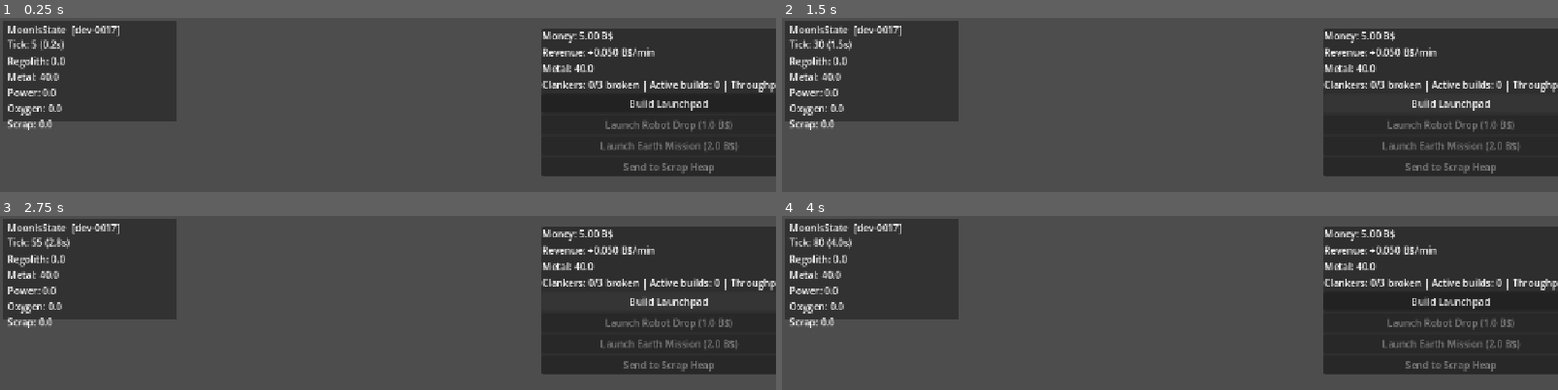
Above: before the commit, frames 1-4 (two rows, left to right).
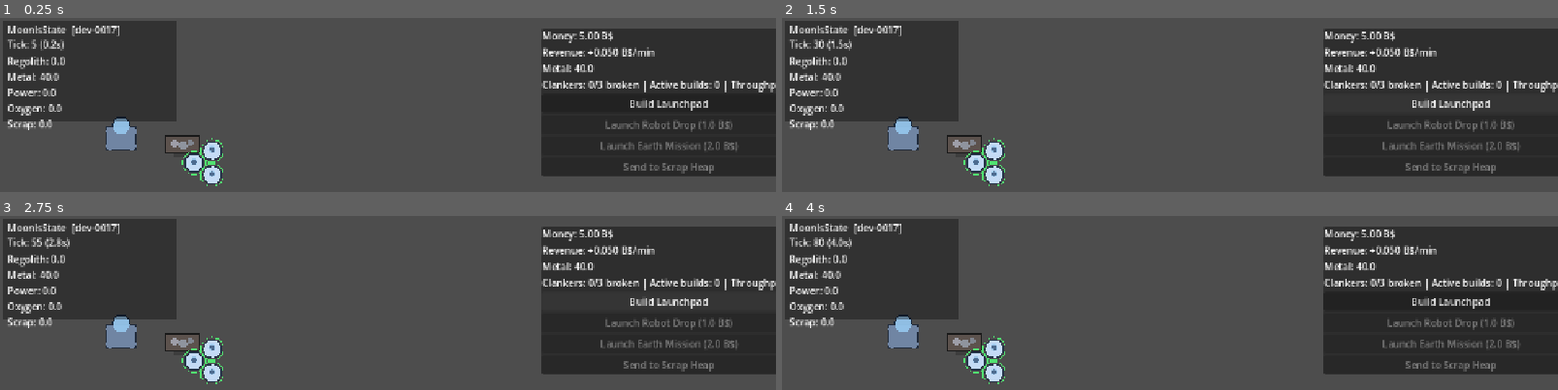
Above: after the commit, the same moments.

Repository: gitgrahamdunn/MoonIsState
Game: Godot game, scene res://scenes/game/Main.tscn
The game is run twice, just before and just after one commit, with the same random seed, the same clock (stepped at 60 frames per second) and the same inputs.
Inputs (mouse positions are in pixels of both pictures, inside the frame that each line leads up to):
- Up to frame 1 (0.25 s): no input
- Up to frame 2 (1.5 s): click "Build Launchpad" at 0.5 s; click "Build Launchpad" at 1.25 s
- Up to frame 3 (2.75 s): click "Build Launchpad" at 2 s
- Up to frame 4 (4 s): move the mouse to (outside the picture) at 2.77 s; click (outside the picture) at 2.92 s; drag from (outside the picture) to (outside the picture) at 3.52 s

The runs differ from the first frame. In frame 1, 1.7% of the frame differs, in the area x 13-29%, y 56-97%; in frame 2, 1.7%; in frame 3, 1.7%; in frame 4, 1.7%.
Error before the commit: Parse Error: Too few arguments for "draw_ellipse()" call. Expected at least 4 but received 3. (res://scripts/components/unit_view.gd:38)

Commit message:
Fix invalid draw_ellipse calls in component views

Diff:
--- a/scripts/components/building_view.gd
+++ b/scripts/components/building_view.gd
@@ -12,7 +12,7 @@
 	var e: Dictionary = Sim.get_entity(entity_id)
 	var def_id: StringName = e.get("def_id", &"") as StringName
 
-	draw_ellipse(Vector2(0.0, 20.0), Vector2(32.0, 12.0), Color(0.0, 0.0, 0.0, 0.25))
+	draw_rect(Rect2(Vector2(-14.0, 12.0), Vector2(28.0, 8.0)), Color(0.0, 0.0, 0.0, 0.2), true)
 	if def_id == &"solar_array":
 		_draw_solar_array()
 	elif def_id == &"launchpad":
--- a/scripts/components/unit_view.gd
+++ b/scripts/components/unit_view.gd
@@ -1,13 +1,10 @@
 extends Node2D
 
 const BODY_RADIUS: float = 15.0
-const SHADOW_SIZE: Vector2 = Vector2(26.0, 10.0)
-const SELECTION_BASE_RADIUS: float = 26.0
 
 @export var entity_id: int = -1
 
 var _selected: bool = false
-var _t: float = 0.0
 
 func _ready() -> void:
 	add_to_group("unit_views")
@@ -16,10 +13,6 @@
 
 func _exit_tree() -> void:
 	remove_from_group("unit_views")
-
-func _process(delta: float) -> void:
-	_t += delta
-	queue_redraw()
 
 func get_entity_id() -> int:
 	return entity_id
@@ -35,7 +28,7 @@
 
 func _draw() -> void:
 	draw_set_transform(Vector2.ZERO, 0.0, Vector2.ONE)
-	draw_ellipse(Vector2(0.0, 11.0), SHADOW_SIZE, Color(0.0, 0.0, 0.0, 0.28))
+	draw_rect(Rect2(Vector2(-12.0, 6.0), Vector2(24.0, 8.0)), Color(0.0, 0.0, 0.0, 0.18), true)
 
 	var entity: Dictionary = Sim.get_entity(entity_id)
 	var is_broken: bool = bool(entity.get("is_broken", false))
@@ -62,9 +55,7 @@
 		draw_line(Vector2(-7.0, 7.0), Vector2(7.0, -7.0), Color(1.0, 0.2, 0.2, 1.0), 2.0)
 
 	if _selected:
-		var pulse: float = sin(_t * 4.0) * 2.0
-		var ring_radius: float = SELECTION_BASE_RADIUS + pulse
-		draw_arc(Vector2.ZERO, ring_radius, 0.0, TAU, 64, Color(0.62, 0.98, 0.62, 0.95), 2.0)
+		draw_arc(Vector2.ZERO, 26.0, 0.0, TAU, 48, Color(1.0, 1.0, 1.0, 1.0), 2.0)
 
 	_draw_direction_indicator()
 
